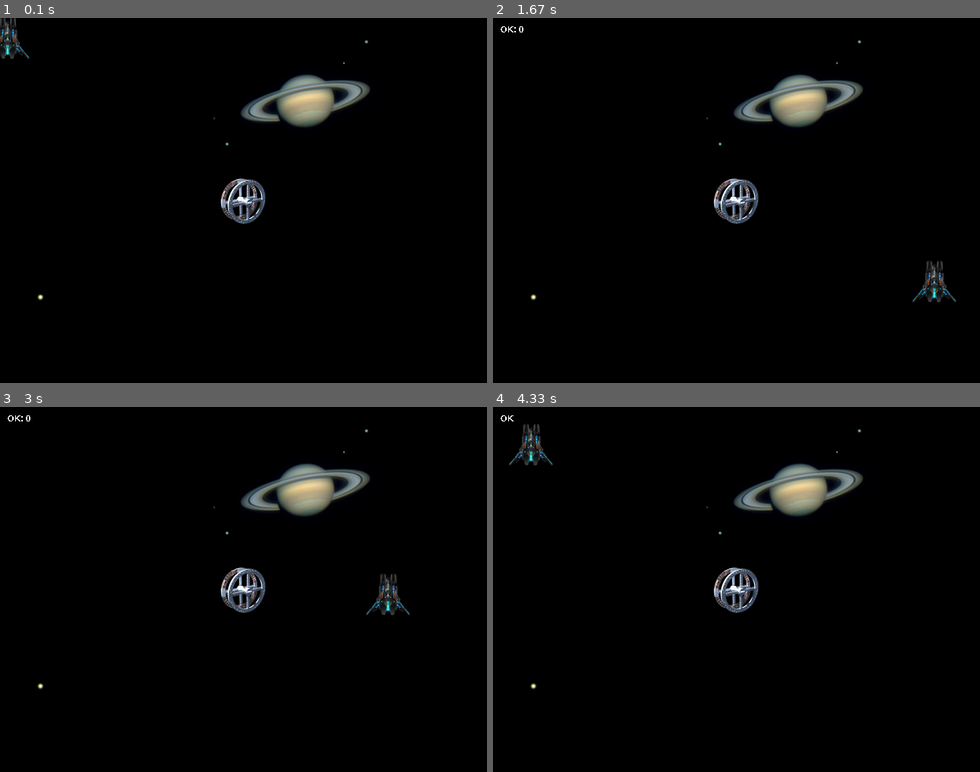
Above: before the commit, frames 1-4 (two rows, left to right).
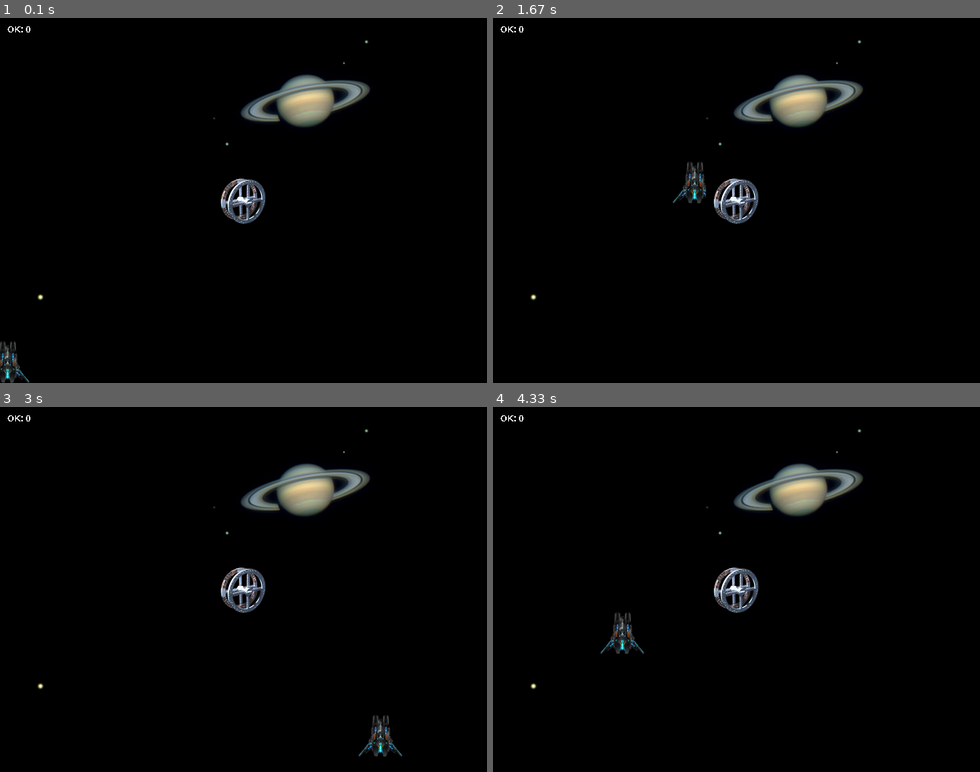
Above: after the commit, the same moments.

Repository: rodrigodub/Output
Game: pygame game, started from ProgramacaoDeJogos/Input06PJ05.py
Two runs of this game, one before a commit and one after it. Both use one fixed random seed, a clock stepped at 60 frames per second and the inputs below.
Inputs:
- Up to frame 1 (0.1 s): no input
- Up to frame 2 (1.67 s): no input
- Up to frame 3 (3 s): no input
- Up to frame 4 (4.33 s): no input

The runs differ from the first frame. In frame 1, 0.7% of the frame differs, in the area x 0-7%, y 0-100%; in frame 2, 0.8%; in frame 3, 0.8%; in frame 4, 0.8%, in the area x 3-32%, y 2-68%.

Commit message:
PJ5: smooth moves
# v2.112
# 20180129

Diff:
--- a/ProgramacaoDeJogos/Input06PJ05.py
+++ b/ProgramacaoDeJogos/Input06PJ05.py
@@ -6,7 +6,7 @@
 # Usage:
 # > python3 Input06PJ05.py
 #
-# v2.111
+# v2.112
 # 20180129
 #################################################
 __author__ = 'Rodrigo Nobrega'
@@ -52,6 +52,7 @@
         self.bgcolour = [230, 230, 230]
         # the canvas
         self.area = pygame.display.set_mode(self.size)
+        self.title = pygame.display.set_caption('Deadly Enemies and Aliens')
         # background image and its enclosing rectangle
         if image_file:
             self.image = load_image(image_file)
@@ -110,9 +111,9 @@
         # clears the previous position
         scr.area.blit(scr.image, self.posprev, self.posprev)
         # changes direction occasionally, modifying vector
-        if random.randint(1, 10) == 1:
-            self.vector[0] = random.randint(1, 3) * 10 - 20
-            self.vector[1] = random.randint(1, 3) * 10 - 20
+        if random.randint(1, 20) == 1:
+            self.vector[0] = random.randint(1, 3) * 5 - 10
+            self.vector[1] = random.randint(1, 3) * 5 - 10
         # new position = old position + vector
         self.pos.center = (self.pos.centerx + self.vector[0], self.pos.centery + self.vector[1])
         # if ship is crossing borders, appears on the other side
@@ -120,10 +121,10 @@
             self.pos.centerx += 640
         elif self.pos.centerx > 640:
             self.pos.centerx -= 640
-        elif self.pos.centery < 20:
+        elif self.pos.centery < 42:
             self.pos.centery = 480 - self.pos.centery
         elif self.pos.centery > 480:
-            self.pos.centery = 20
+            self.pos.centery = 42
         # draws alien ship
         scr.area.blit(self.image, self.pos)
         # makes the previous position as the current one
